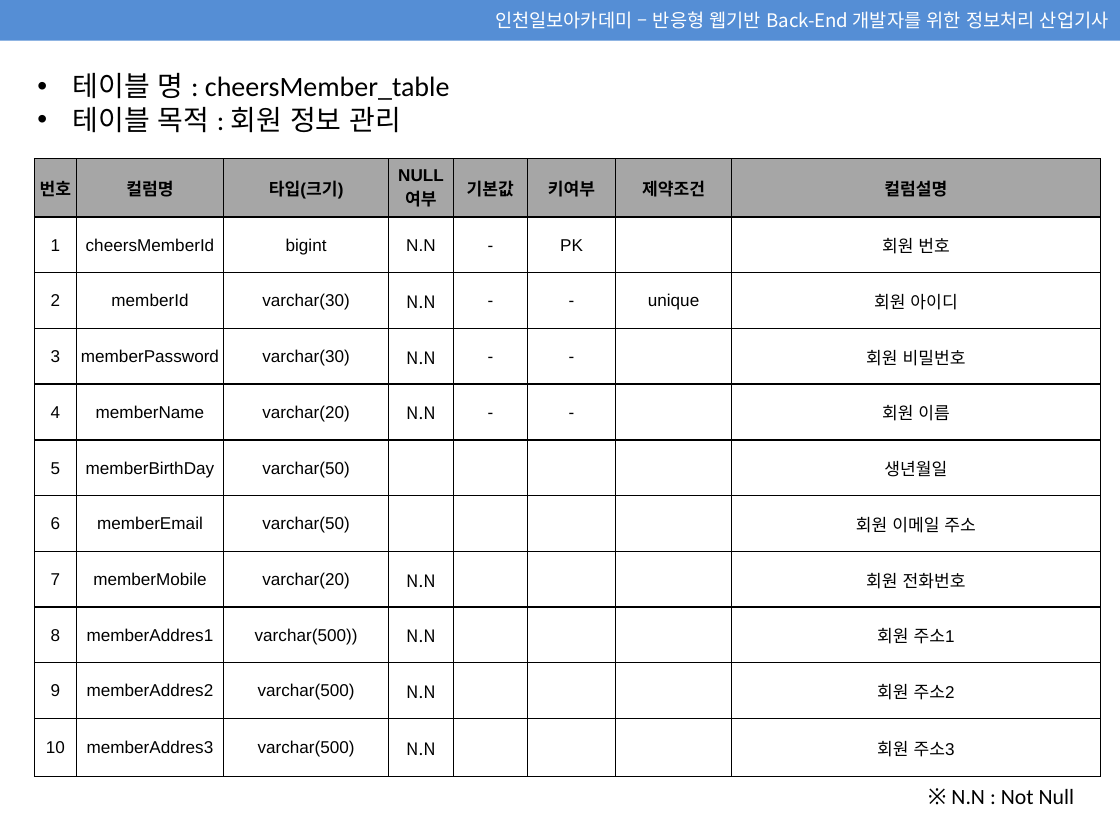
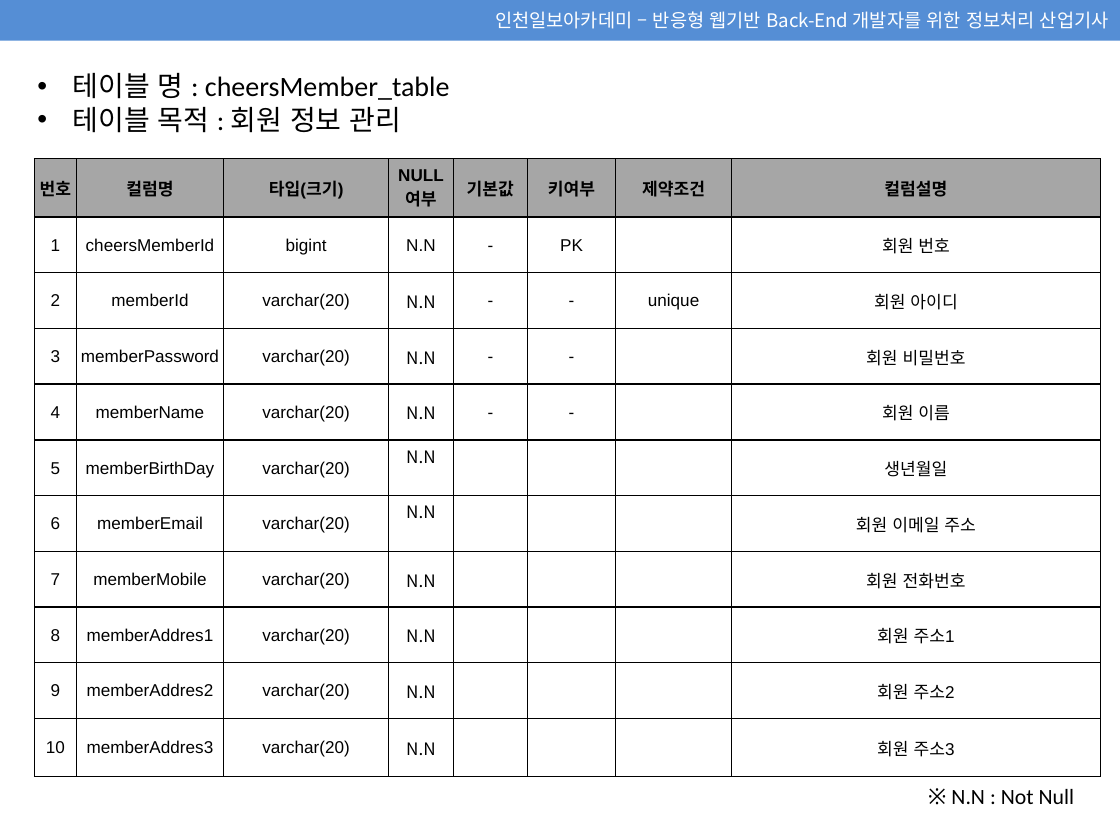
Before and after one commit to jsb0095/CheersMall, a slide deck: slide 2 of 02_DB 진수빈 수정본.pptx. Drawn at 1120x840 pixels with LibreOffice and Linux fonts; fonts in the diff are those of the drawing. Boxes give left, top, right and bottom in pixels: in the first picture for what was removed or moved away, otherwise in the second. Text is boxed around its words. In the diff, an @@ line names an element or a change of style, - is before the commit and + after.

```diff
--- a/02_DB 진수빈 수정본.pptx
+++ b/02_DB 진수빈 수정본.pptx
@@ table at box(35, 159, 1101, 777) @@
-row 3, column 3: varchar(30)
+row 3, column 3: varchar(20)
-row 4, column 3: varchar(30)
+row 4, column 3: varchar(20)
-row 6, column 3: varchar(50)
+row 6, column 3: varchar(20)
-row 6, column 4: 
+row 6, column 4: N.N
-row 7, column 3: varchar(50)
+row 7, column 3: varchar(20)
-row 7, column 4: 
+row 7, column 4: N.N
-row 9, column 3: varchar(500))
+row 9, column 3: varchar(20)
-row 10, column 3: varchar(500)
+row 10, column 3: varchar(20)
-row 11, column 3: varchar(500)
+row 11, column 3: varchar(20)
```
Also in this commit, not shown: 6 other slides changed, 1 slide removed, 12 other files.
